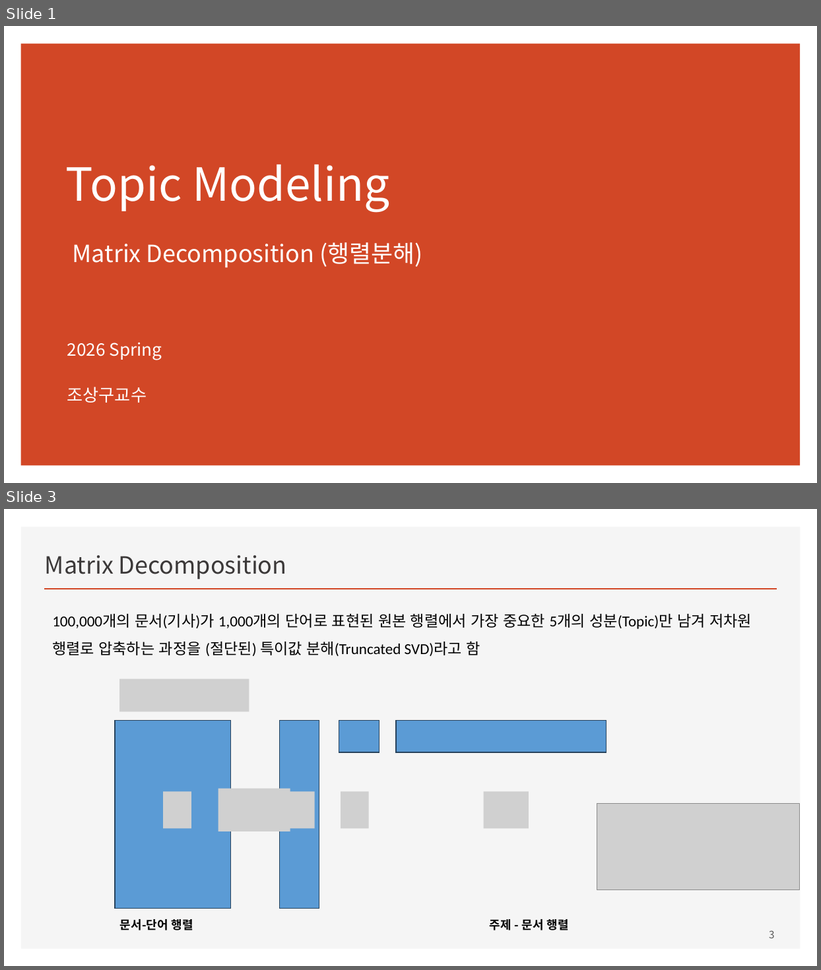
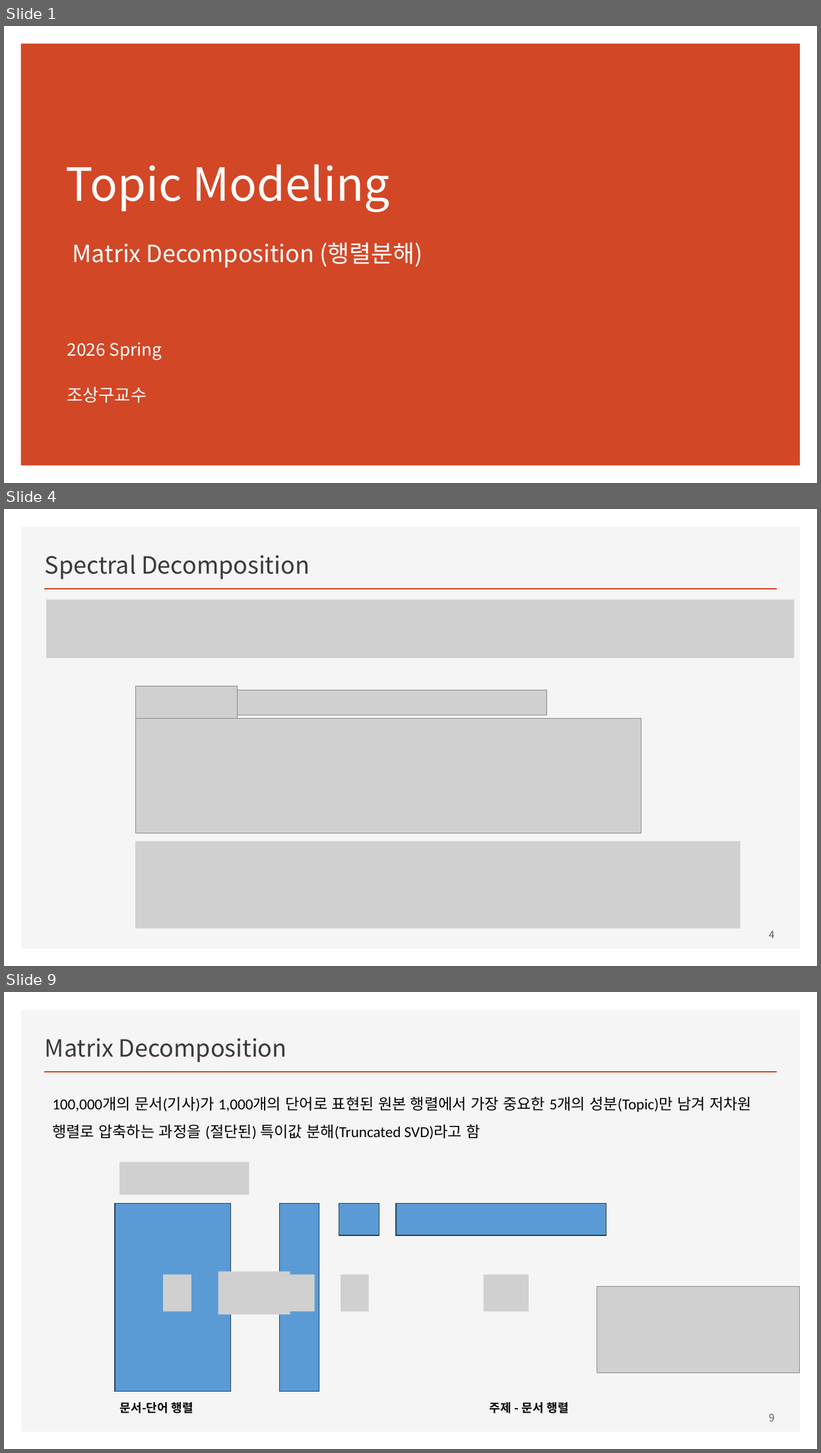
Before and after one commit to ancestor9/mathematics-for-machine-learning, a slide deck: Linear_Algebra/w9_Topic Modeling.pptx. Shown one above the other, each under a label of ours: slides 1 and 3 before the commit, slides 1, 4 and 9 after it; the slides between them are not shown. The pictures are 821x970 and 821x1453 pixels, drawn with LibreOffice and Linux fonts; fonts in the diff are those of the drawing; grey boxes stand for pictures. Boxes give left, top, right and bottom in pixels: in the first picture for what was removed or moved away, otherwise in the second. Text is boxed around its words. In the diff, an @@ line names an element or a change of style, - is before the commit and + after.

```diff
--- a/Linear_Algebra/w9_Topic Modeling.pptx
+++ b/Linear_Algebra/w9_Topic Modeling.pptx
@@ slide 4 added at (x1=4, y1=509, x2=817, y2=966), background #FFFFFF; not listed: 2 template elements that a slide beside it also shows @@
@@ title added at (x1=45, y1=555, x2=310, y2=580), 28 pt, text #3B3838 @@
+Spectral Decomposition
@@ picture added at (x1=46, y1=600, x2=794, y2=658) @@
@@ picture added at (x1=135, y1=686, x2=237, y2=722) @@
@@ picture added at (x1=238, y1=690, x2=547, y2=714) @@
@@ picture added at (x1=135, y1=719, x2=641, y2=834) @@
@@ picture added at (x1=135, y1=842, x2=741, y2=929) @@
@@ page number added at (x1=769, y1=931, x2=775, y2=939), 12 pt, text #595959 @@
+4
@@ what was slide 3 is now slide 9 @@
@@ page number at (x1=769, y1=1414, x2=775, y2=1422): text changed @@
-3
+9
```
Also in this commit, not shown: 7 slides changed, 5 other slides added.
